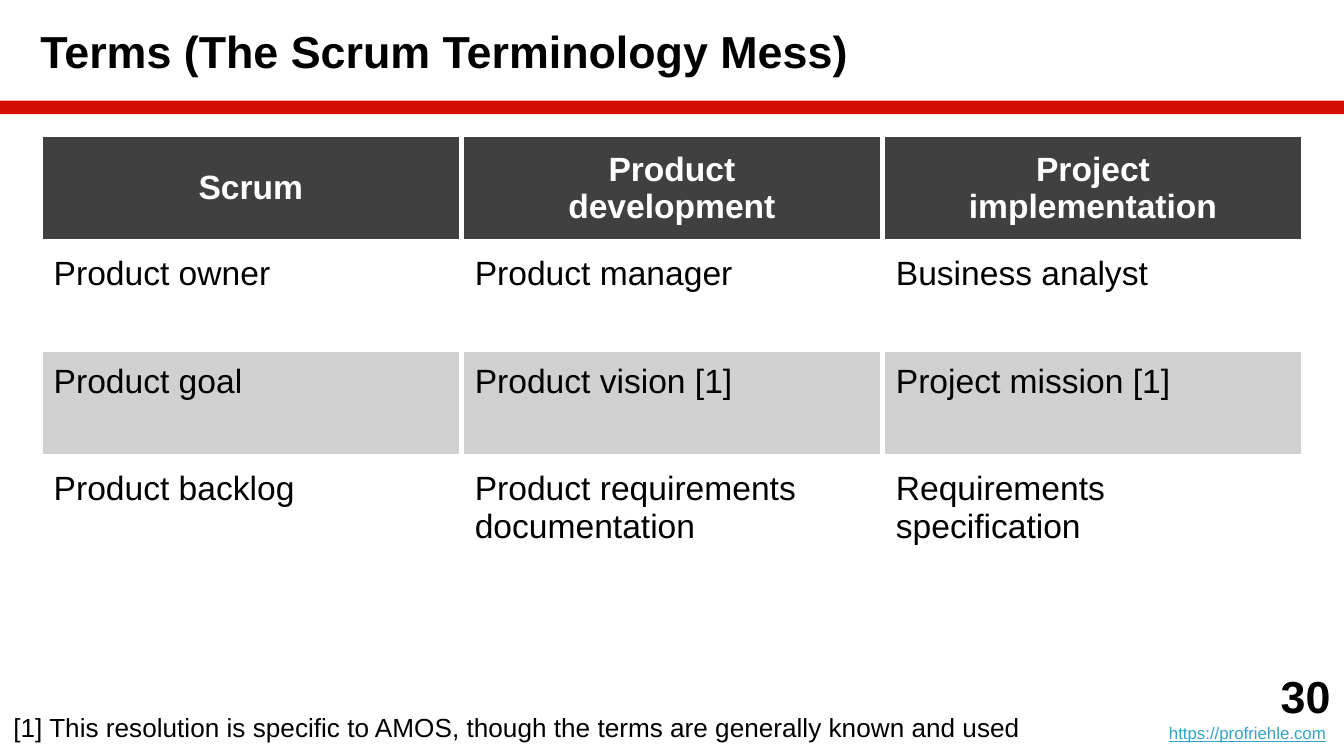
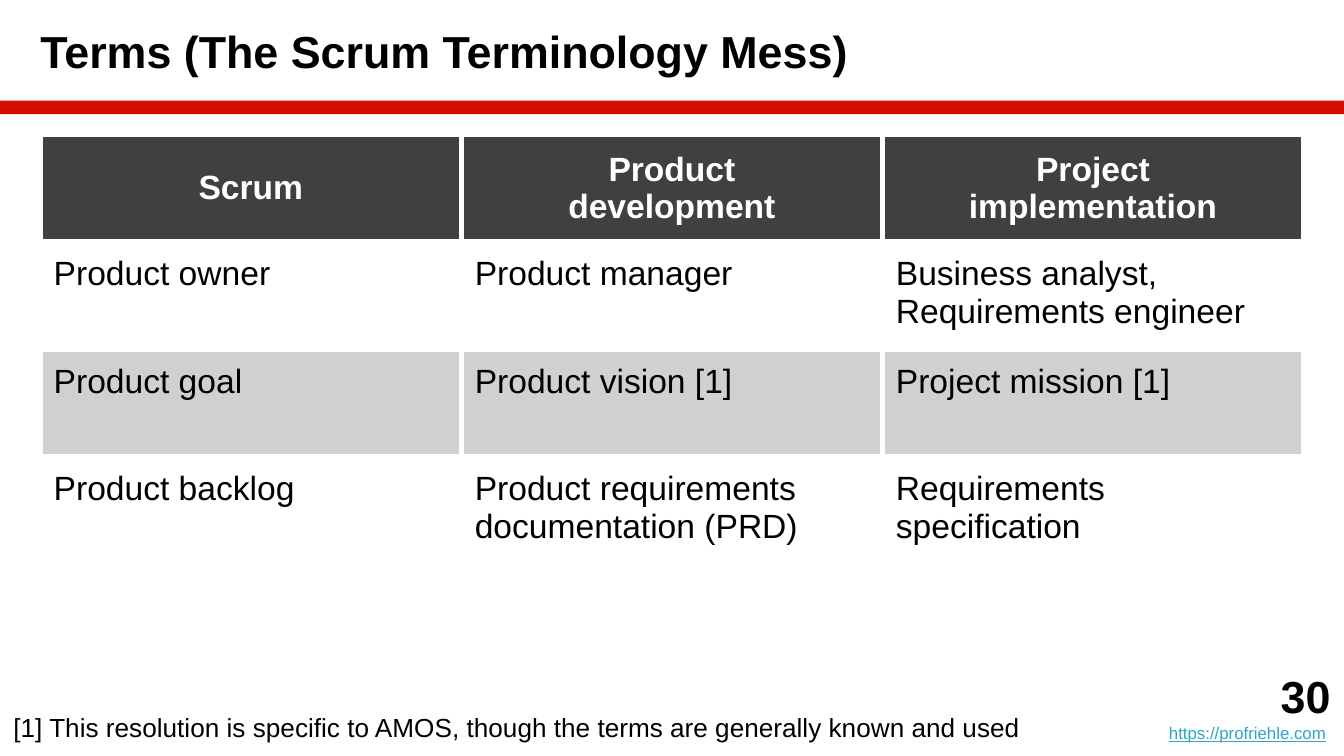
Before and after one commit to dirkriehle/amos-course, a slide deck: slide 30 of Lecture slides/AMOS B03 - Agile Processes.pptx. Drawn at 1344x756 pixels with LibreOffice and Linux fonts; fonts in the diff are those of the drawing. Boxes give left, top, right and bottom in pixels: in the first picture for what was removed or moved away, otherwise in the second. Text is boxed around its words. In the diff, an @@ line names an element or a change of style, - is before the commit and + after.

```diff
--- a/Lecture slides/AMOS B03 - Agile Processes.pptx
+++ b/Lecture slides/AMOS B03 - Agile Processes.pptx
@@ table at <box>40,134,1302,575</box> @@
-row 2, column 3: Business analyst
+row 2, column 3: Business analyst, / Requirements engineer
-row 4, column 2: Product requirements documentation
+row 4, column 2: Product requirements documentation (PRD)
```
Also in this commit, not shown: 2 other slides changed, 15 other files.
